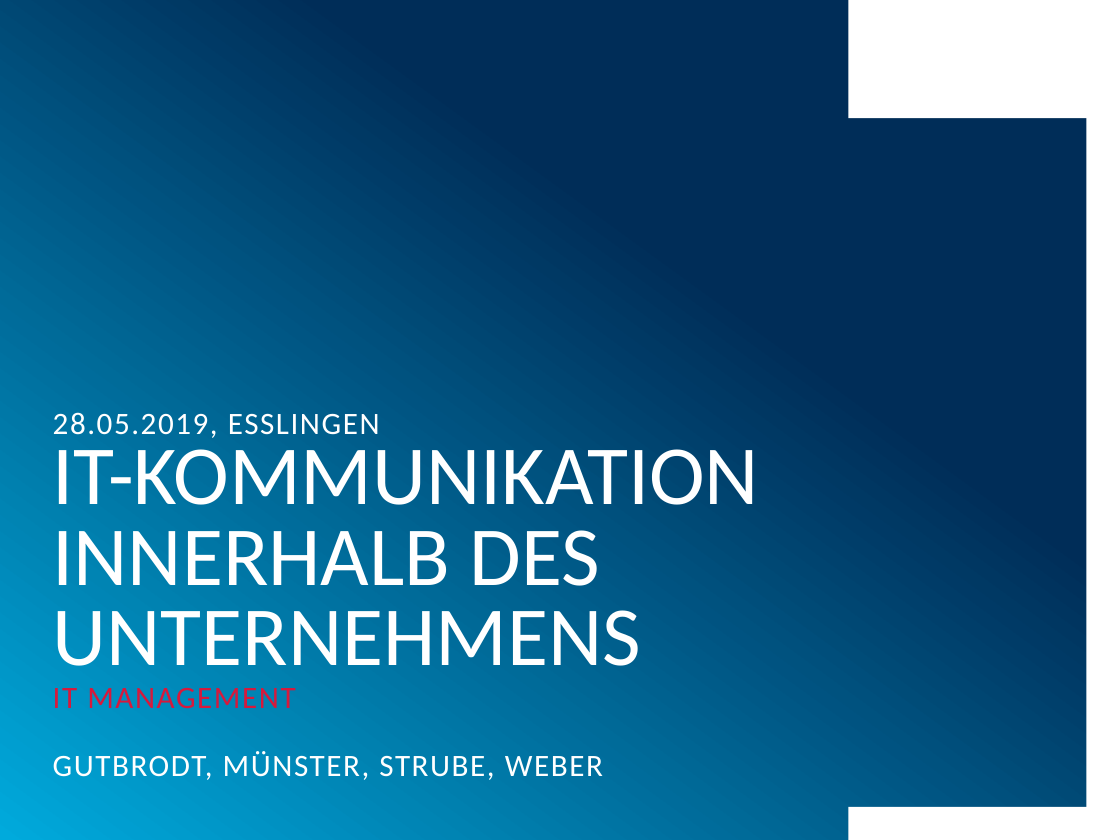
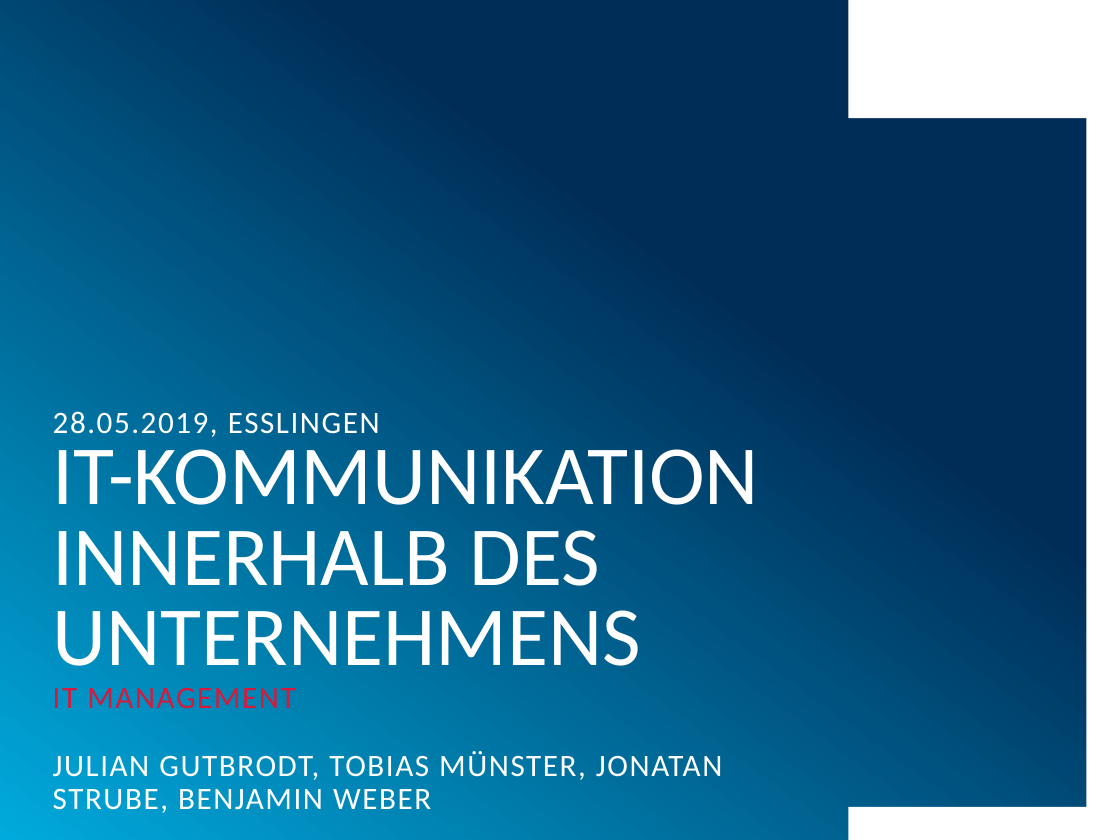
Before and after one commit to muensto/itm_vortrag_1233, a slide deck: slide 1 of 20190528.pptx. Drawn at 1120x840 pixels with LibreOffice and Linux fonts; fonts in the diff are those of the drawing; background and template pictures are left out. Boxes give left, top, right and bottom in pixels: in the first picture for what was removed or moved away, otherwise in the second. Text is boxed around its words. In the diff, an @@ line names an element or a change of style, - is before the commit and + after.

```diff
--- a/20190528.pptx
+++ b/20190528.pptx
@@ text at (x1=53, y1=751, x2=722, y2=813): text changed @@
-GUTBRODT, MÜNSTER, STRUBE, WEBER
+JULIAN GUTBRODT, TOBIAS MÜNSTER, JONATAN STRUBE, BENJAMIN WEBER
```
Also in this commit, not shown: 2 other slides changed, 8 slides added.
